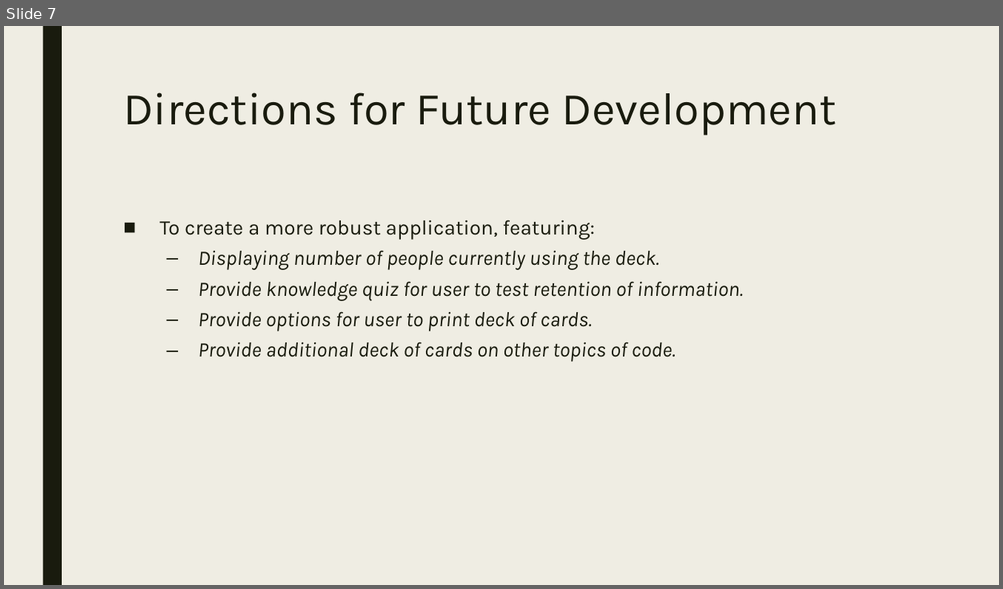
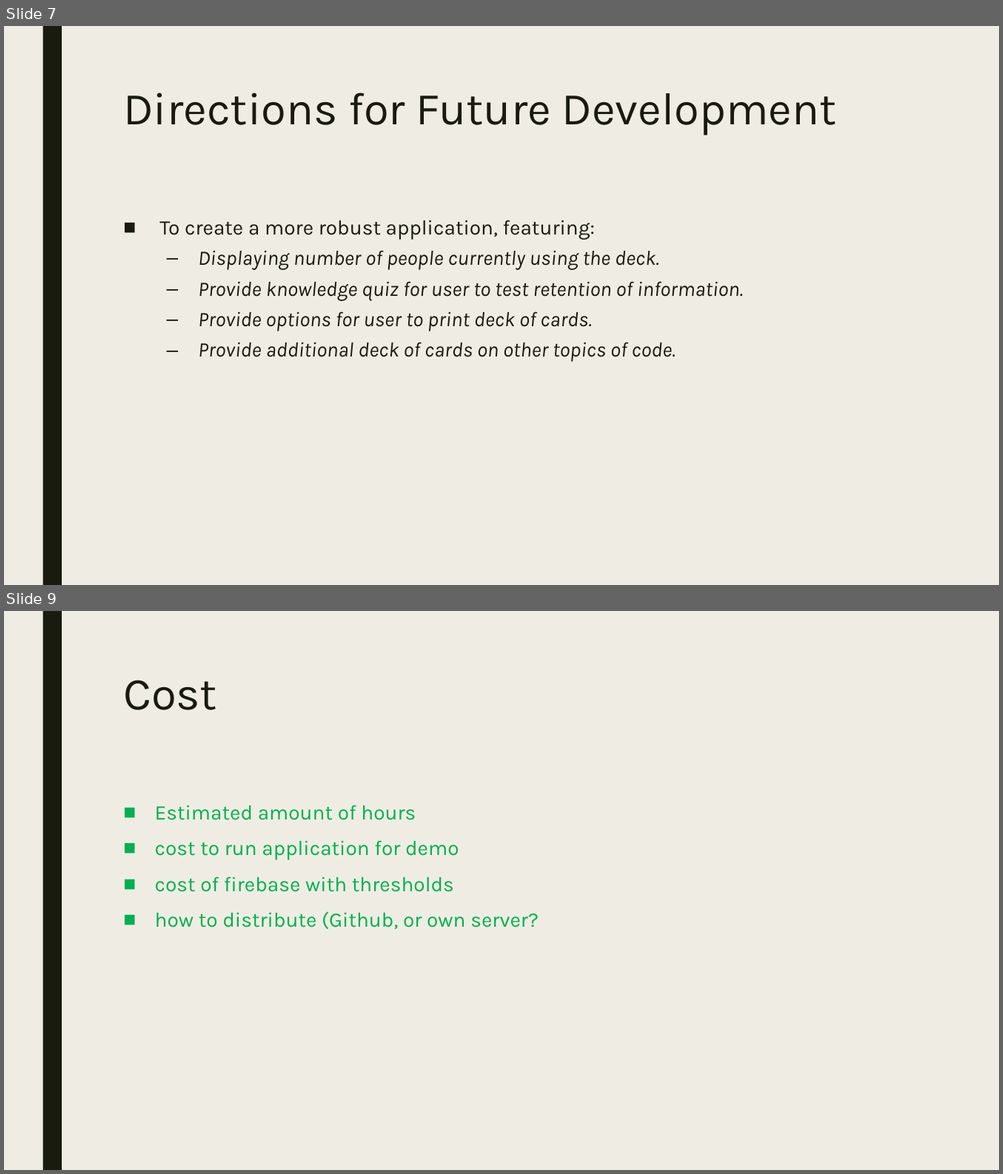
Before and after one commit to codeDeck-Learning-Tools/codeDeck, a slide deck: powerpoint/codeDeck.pptx. Shown one above the other, each under a label of ours: slide 7 before the commit, slides 7 and 9 after it; the slides between them are not shown. The pictures are 1003x589 and 1003x1174 pixels, drawn with LibreOffice and Linux fonts; fonts in the diff are those of the drawing. Boxes give left, top, right and bottom in pixels: in the first picture for what was removed or moved away, otherwise in the second. Text is boxed around its words. In the diff, an @@ line names an element or a change of style, - is before the commit and + after.

```diff
--- a/powerpoint/codeDeck.pptx
+++ b/powerpoint/codeDeck.pptx
@@ slide 9 added at [4, 611, 999, 1170], background #EFEDE3; not listed: 1 template element that a slide beside it also shows @@
@@ title added at [123, 680, 217, 710], 44 pt, text #191B0E @@
+Cost
@@ text added at [155, 805, 538, 929], 20 pt, text #00B050 @@
+■ Estimated amount of hours
+■ cost to run application for demo
+■ cost of firebase with thresholds
+■ how to distribute (Github, or own server?
```
Also in this commit, not shown: 5 slides changed, 1 other file.
